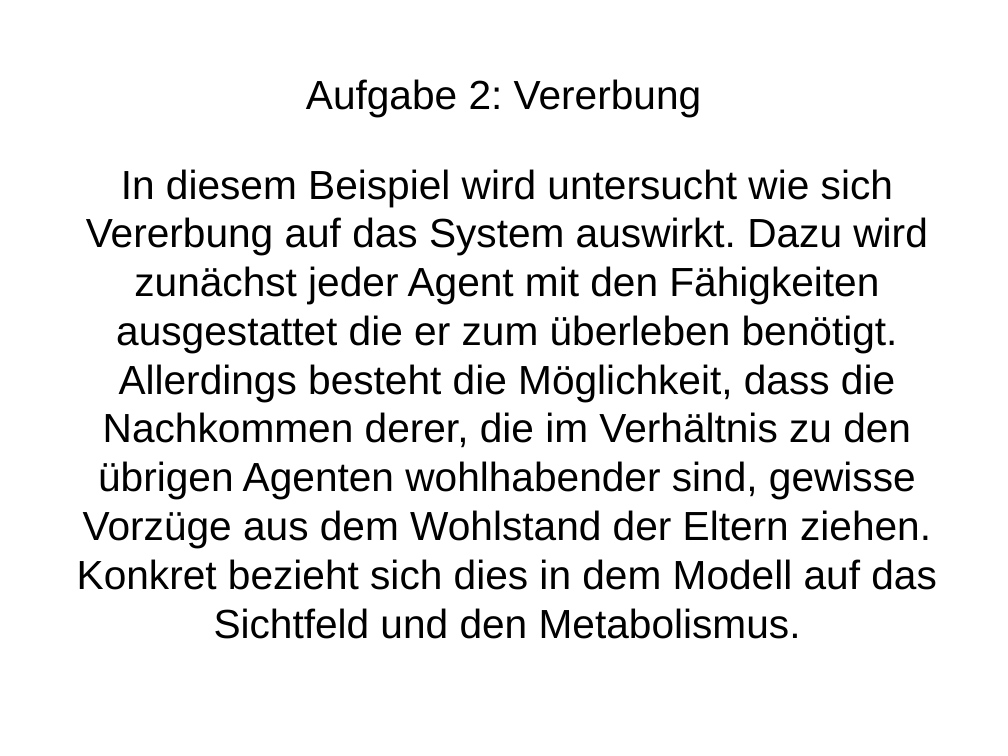
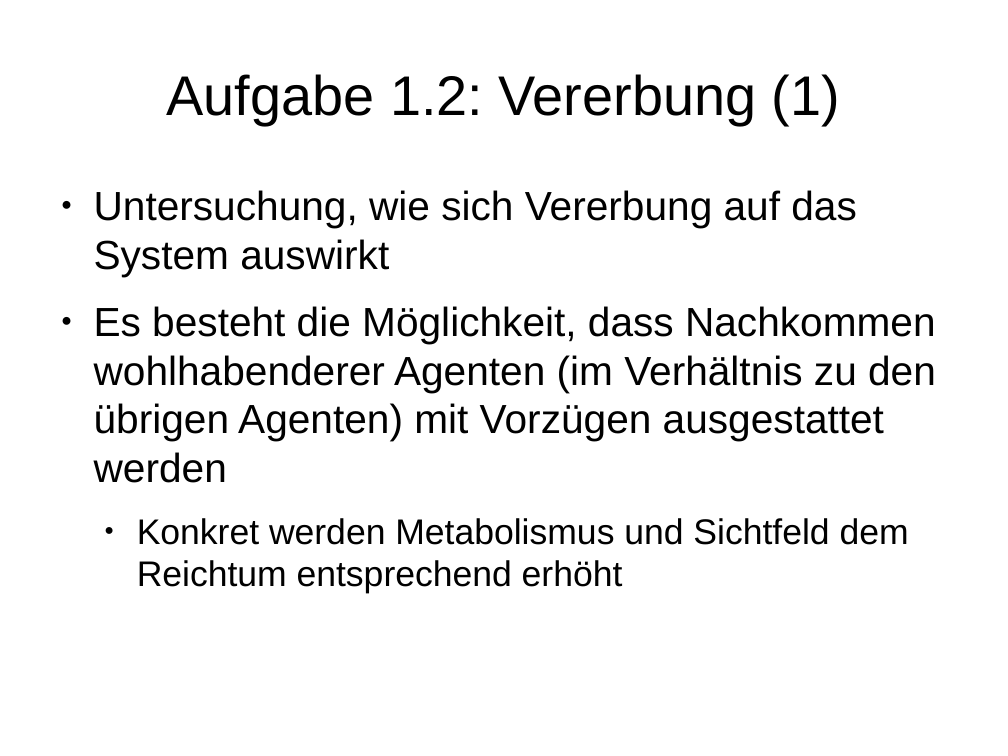
Before and after one commit to wsmirnow/Sugarscape, a slide deck: slide 13 of Presentation/Presentation.odp. Drawn at 1008x756 pixels with LibreOffice and Linux fonts; fonts in the diff are those of the drawing. Boxes give left, top, right and bottom in pixels: in the first picture for what was removed or moved away, otherwise in the second. Text is boxed around its words. In the diff, an @@ line names an element or a change of style, - is before the commit and + after.

```diff
--- a/Presentation/Presentation.odp
+++ b/Presentation/Presentation.odp
@@ title at [167,74,840,125]: text changed; size 32 to 44 pt @@
-Aufgabe 2: Vererbung
+Aufgabe 1.2: Vererbung (1)
@@ subtitle removed at [77,169,937,639] @@
-In diesem Beispiel wird untersucht wie sich Vererbung auf das System auswirkt. Dazu wird zunächst jeder Agent mit den Fähigkeiten ausgestattet die er zum überleben benötigt. Allerdings besteht die Möglichkeit, dass die Nachkommen derer, die im Verhältnis zu den übrigen Agenten wohlhabender sind, gewisse Vorzüge aus dem Wohlstand der Eltern ziehen. Konkret bezieht sich dies in dem Modell auf das Sichtfeld und den Metabolismus.
@@ text added at [94,190,936,594], 32 pt, text #000000 @@
+● Untersuchung, wie sich Vererbung auf das System auswirkt
+● Es besteht die Möglichkeit, dass Nachkommen wohlhabenderer Agenten (im Verhältnis zu den übrigen Agenten) mit Vorzügen ausgestattet werden
+  ● Konkret werden Metabolismus und Sichtfeld dem Reichtum entsprechend erhöht
```
Also in this commit, not shown: 9 other slides changed, 2 other files.
